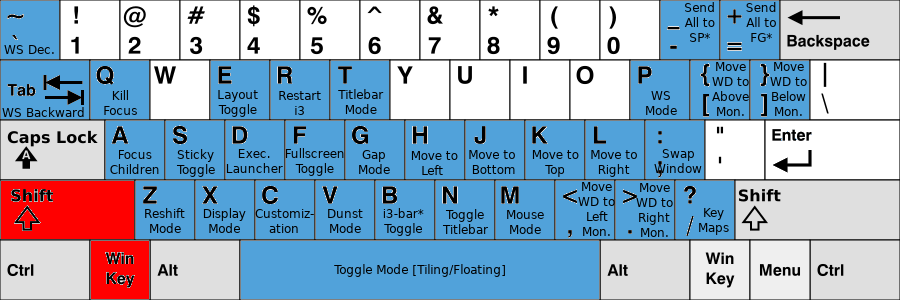
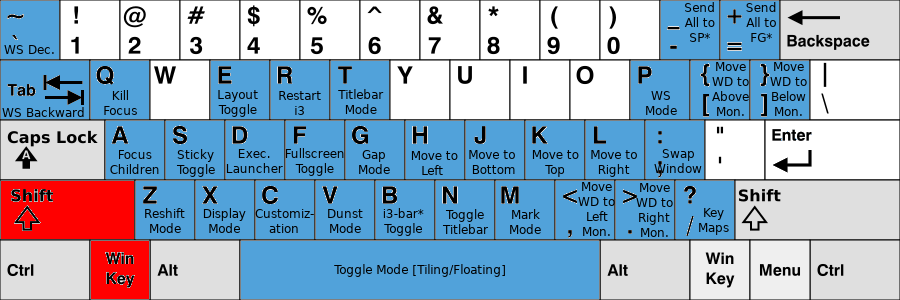
Comparing the layer stacks of the two 900x300 images. Changes:
renamed "Mouse ..." to "Mark ...", painted on it over (x1=507, y1=209, x2=544, y2=219)
